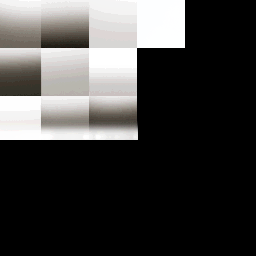
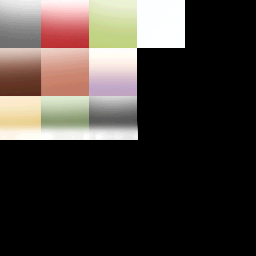
Comparing the layer stacks of the two 256px x 256px images. Changes:
moved "White values - bottom" out of group "Corrupted effects", painted on it over [0, 0, 137, 140]
hid group "Corrupted effects" (6 layers) over [0, 0, 137, 140]
